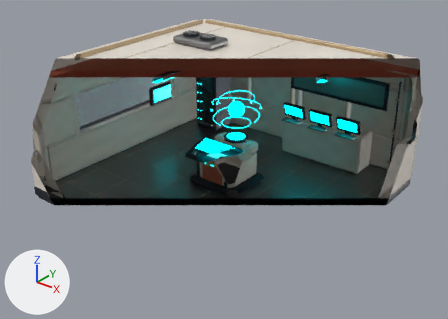
What one commit did to the Blender file art-source/control-room/blend/control_room_v001.blend.
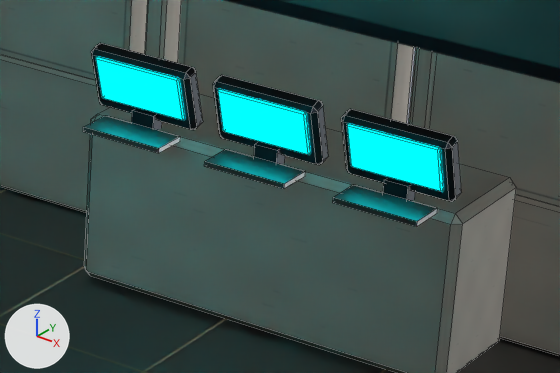
Each version appears first whole from a 50 mm lens placed at (8.43, -0.15, 7.17), pointed at (0.31, 9.99, 0.88), and next in a close-up on the part from 59% to 85% of the width and 29% to 54% of the height. The lights are fixed; the arrows at lower left show +X, +Y and +Z. The first two pictures are the older version. The close-ups show mesh edges as thin lines. Everything nearer to the camera than a plane just in front of the edit is cut away.

The older version as bpy lines, for what is in view:
```python
me_cube_037 = bpy.data.meshes.new('Cube.037')
me_cube_037.from_pydata(...)  # 200 vertices, 206 faces; spans x -3.18..3.18, y 3.05..3.26, z 0.15..2.7
me_cube_037.materials.append(mat_mat_control_atlas_2k)
me_cube_174 = bpy.data.meshes.new('Cube.174')
me_cube_174.from_pydata(...)  # 192 vertices, 194 faces; spans x 0.05..2.35, y 2.08..3.0, z 0.15..1.59
me_cube_174.materials.append(mat_mat_control_atlas_2k)
me_cube_187 = bpy.data.meshes.new('Cube.187')
me_cube_187.from_pydata(...)  # 72 vertices, 76 faces; spans x -3.31..2.62, y 0.69..3.05, z 1.14..2.43
me_cube_187.materials.append(mat_mat_control_atlas_2k)
ob_arq_control_parede_n = bpy.data.objects.new('ARQ_Control_Parede_N', me_cube_037)
ob_arq_control_parede_n.location = (0.0, 10.5, -0.15)
ob_prop_control_consoles_n = bpy.data.objects.new('PROP_Control_Consoles_N', me_cube_174)
ob_prop_control_consoles_n.location = (0.0, 10.5, -0.15)
ob_prop_control_telas = bpy.data.objects.new('PROP_Control_Telas', me_cube_187)
ob_prop_control_telas.location = (0.0, 10.5, -0.15)
# also in view: 'PIS_Control' at (0.0, 10.5, -0.07)
```
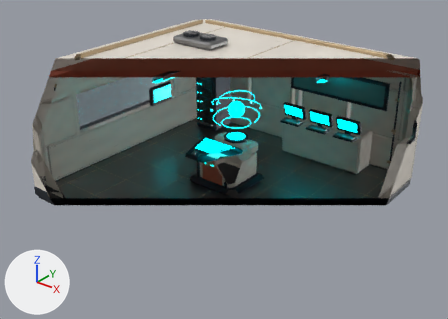
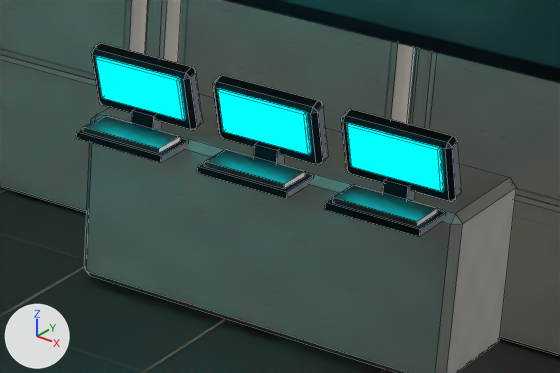
Where the change shows, as pixel boxes (x1, y1, x2, y2) in the close-ups (560 x 373 px):
'PROP_Control_Consoles_N', reshaped
    before: (83, 43, 516, 373)
    after: (76, 43, 516, 373)
part 1 of me_cube_174, added
    after: (76, 128, 189, 162)
part 2 of me_cube_174, added
    after: (197, 162, 314, 199)
part 3 of me_cube_174, added
    after: (325, 198, 446, 237)

Patch to the scene script:
```diff
--- a/art-source/control-room/blend/control_room_v001.blend.py
+++ b/art-source/control-room/blend/control_room_v001.blend.py
@@ me_cube_174 @@
 # used by ob_prop_control_consoles_n; location = (0.0, 10.5, -0.15)
-me_cube_174.from_pydata(...)  # 192 vertices, 194 faces; spans x 0.05..2.35, y 2.08..3.0, z 0.15..1.59
+me_cube_174.from_pydata(...)  # 216 vertices, 212 faces; spans x 0.05..2.35, y 2.06..3.0, z 0.15..1.59
+# me_cube_174 part 1: a new loose piece, a box spanning x 0.145..0.695, y 2.06..2.34, z 1.105..1.145, in mat_mat_control_atlas_2k
+# me_cube_174 part 2: a new loose piece, a box spanning x 0.925..1.475, y 2.06..2.34, z 1.105..1.145, in mat_mat_control_atlas_2k
+# me_cube_174 part 3: a new loose piece, a box spanning x 1.705..2.255, y 2.06..2.34, z 1.105..1.145, in mat_mat_control_atlas_2k
 me_cube_174.materials.append(mat_mat_control_atlas_2k)
```
